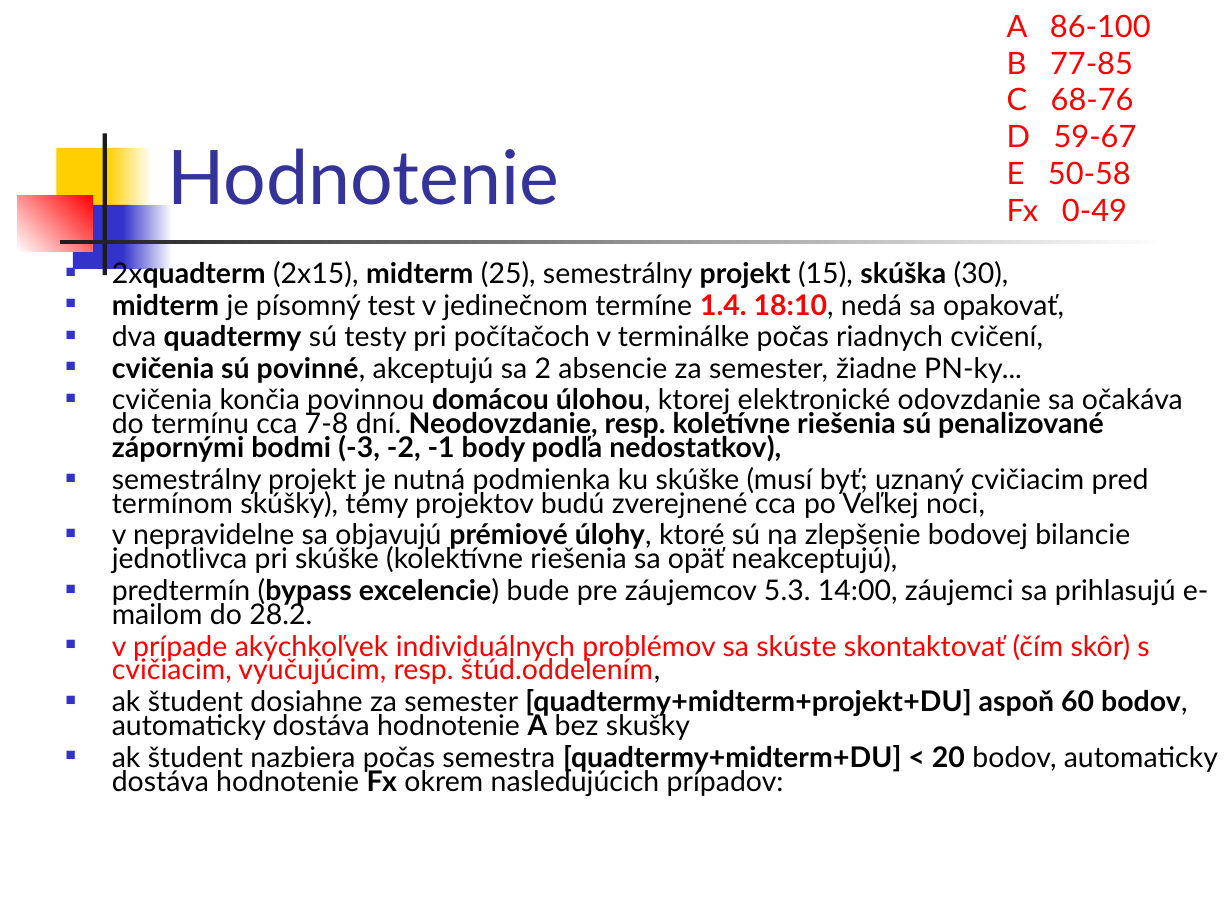
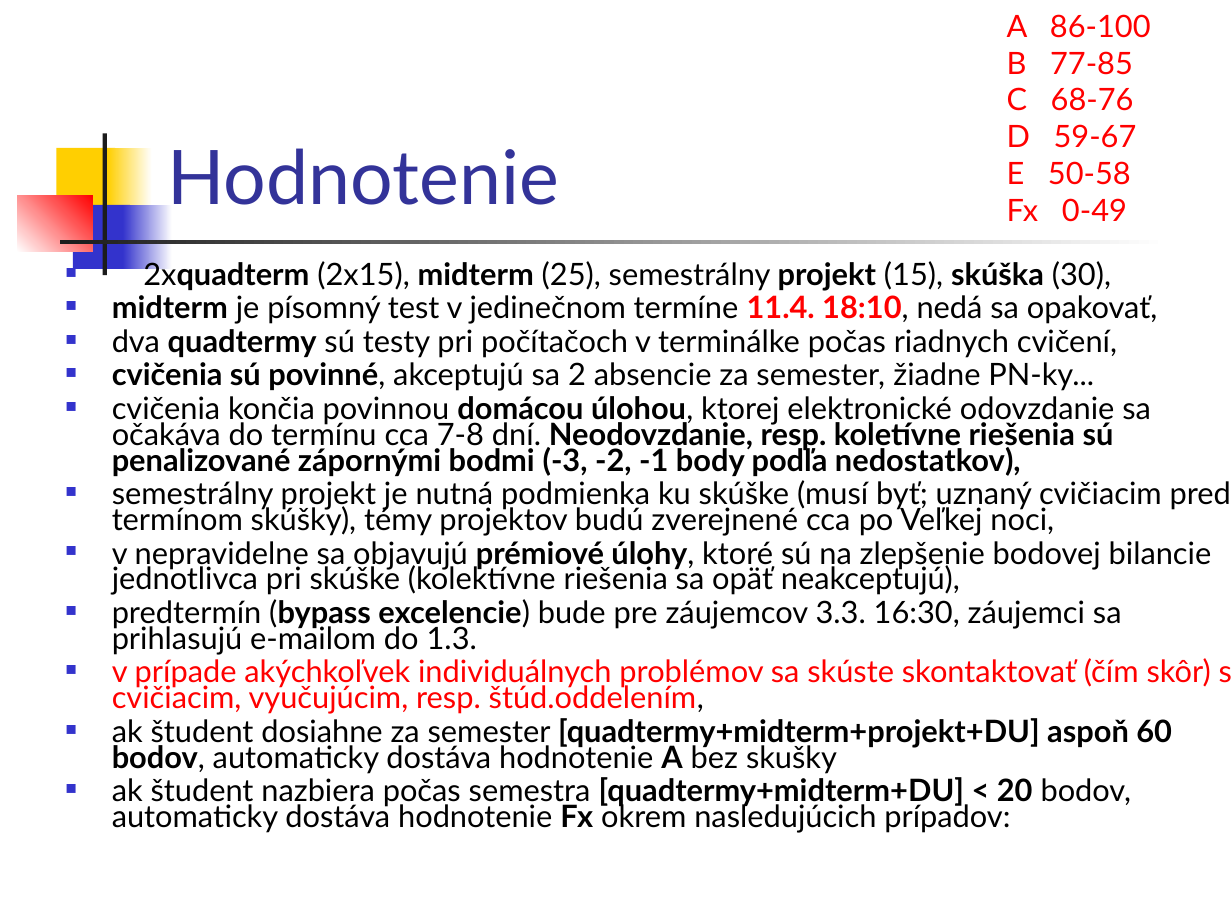
Before and after one commit to Programovanie4/Prednasky, a slide deck: slide 3 of 01/01_java.ppt. Drawn at 1232x924 pixels with LibreOffice and Linux fonts; fonts in the diff are those of the drawing. Boxes give left, top, right and bottom in pixels: in the first picture for what was removed or moved away, otherwise in the second. Text is boxed around its words. In the diff, an @@ line names an element or a change of style, - is before the commit and + after.

```diff
--- a/01/01_java.ppt
+++ b/01/01_java.ppt
@@ text at (112, 258, 1232, 833): size 16.6 to 18 pt in "2xquadterm (2x15), midterm (25), semestrálny projekt (15), ...", "dva quadtermy sú testy pri počítačoch v ...", "cvičenia sú povinné, akceptujú sa 2 absencie ...", "cvičenia končia povinnou domácou úlohou, ktorej elektronické ..." and 5 more places @@
@@ text at (112, 295, 1158, 324): text changed; size 16.6 to 18 pt @@
-■ midterm je písomný test v jedinečnom termíne 1.4. 18:10, nedá sa opakovať,
+■ midterm je písomný test v jedinečnom termíne 11.4. 18:10, nedá sa opakovať,
@@ text at (112, 599, 1122, 655): text changed; size 16.6 to 18 pt @@
-■ predtermín (bypass excelencie) bude pre záujemcov 5.3. 14:00, záujemci sa prihlasujú e-mailom do 28.2.
+■ predtermín (bypass excelencie) bude pre záujemcov 3.3. 16:30, záujemci sa prihlasujú e-mailom do 1.3.
```
Also in this commit, not shown: 20 other slides changed, 1 slide added, 1 other file.
